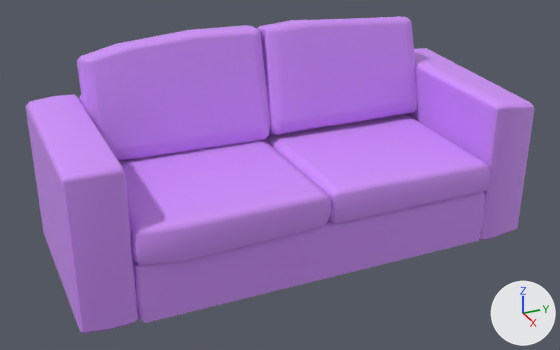
The FBX model Assets/Environment Art/Abby's Apartment/Friday_AbbySofa.fbx, before and after one commit.
Before and after are seen from a 50 mm camera at (1.197, -0.549, 0.731) aimed at (0.022, -0.02, 0.143). Every picture has the same lights, and +X, +Y and +Z are marked at lower right. Where no turn or scale is listed for an object, it has been applied to the vertices.

In view in the first picture: 'Cushion', 'Cushion_2', 'Cushion_4', 'Cushion_5', 'Sofa'.
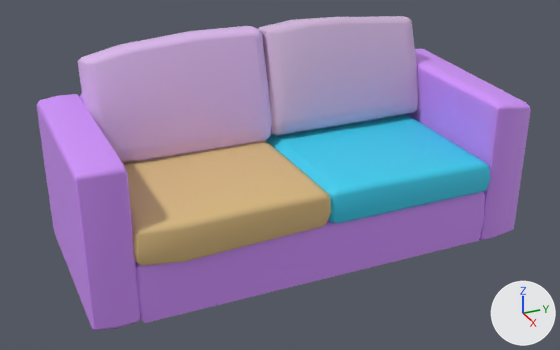
The change in detail:
Material 'lambert3' (mat_lambert3) is new.
Its base color is (0.745, 0.5, 0.895) (purple #e0bcf3).
Material 'lambert6' (mat_lambert6) is new.
Its base color is (0.685, 0.5, 0.765) (purple #d8bce3).
Material 'lambert5' (mat_lambert5) is new.
Its base color is (0.715, 0.5, 0.221) (beige #dcbc81).
Material 'lambert4' (mat_lambert4) is new.
Its base color is (0.0392, 0.63, 0.873) (cyan #38d0f0).
me_mesh_004 is used by ob_cushion_5; location (-0.109, 0.127, 0.28).
me_mesh_004 had 106 vertices, 104 faces and spanned x -0.055..0.055, y -0.13..0.208, z -0.105..0.107.
me_mesh_004 no longer uses material mat_lambert2 (purple #d293ff).
me_mesh_004 now has 128 vertices, 126 faces and spans x -0.053..0.061, y -0.13..0.208, z -0.106..0.108.
me_mesh_004 part 5: 4 vertices moved within x -0.041..0.048, y 0.185..0.194, z -0.096..0.091; 90 vertices removed from x -0.055..0.055, y -0.13..0.208, z -0.105..0.107; 112 vertices added at x -0.053..0.061, y -0.13..0.208, z -0.106..0.108.
me_mesh_004 now uses material mat_lambert6 (purple #d8bce3).
me_mesh_003 is used by ob_cushion_4; location (-0.112, -0.203, 0.28).
me_mesh_003 had 106 vertices, 104 faces and spanned x -0.057..0.054, y -0.131..0.209, z -0.107..0.106.
me_mesh_003 no longer uses material mat_lambert2 (purple #d293ff).
me_mesh_003 now has 128 vertices, 126 faces and spans x -0.049..0.068, y -0.131..0.209, z -0.107..0.106.
me_mesh_003 part 8: 106 vertices removed from x -0.057..0.054, y -0.131..0.209, z -0.107..0.106; 128 vertices added at x -0.049..0.068, y -0.131..0.209, z -0.107..0.106.
me_mesh_003 now uses material mat_lambert3 (purple #e0bcf3).
me_mesh_001 is used by ob_cushion; location (0.022, -0.203, 0.142).
me_mesh_001 had 84 vertices, 82 faces and spanned x -0.172..0.177, y -0.13..0.204, z -0.035..0.04.
me_mesh_001 now has 172 vertices, 170 faces and spans x -0.172..0.177, y -0.13..0.204, z -0.034..0.044.
me_mesh_001 part 3: 24 vertices moved from x -0.15..0.174, y -0.054..0.204, z -0.034..0.04 to x -0.15..0.174, y -0.054..0.204, z -0.032..0.042; 88 vertices added at x -0.1..0.099, y -0.13..0.204, z -0.033..0.044.
me_mesh_001 part 4: 60 faces spanning x -0.172..0.177, y -0.13..0.204, z -0.034..0.042 switch from mat_lambert2 (purple #d293ff) to mat_lambert5 (beige #dcbc81).
me_mesh_002 is used by ob_cushion_2; location (0.026, 0.127, 0.142).
me_mesh_002 had 84 vertices, 82 faces and spanned x -0.162..0.165, y -0.129..0.205, z -0.031..0.038.
me_mesh_002 now has 172 vertices, 170 faces and spans x -0.162..0.165, y -0.129..0.205, z -0.031..0.043.
me_mesh_002 part 1: 2 vertices moved from x 0.148..0.156, y 0.03, z 0.028..0.033 to x 0.148..0.156, y 0.03, z 0.028..0.034; 88 vertices added at x -0.092..0.092, y -0.129..0.205, z -0.031..0.043.
me_mesh_002 part 2: 60 faces spanning x -0.162..0.165, y -0.129..0.205, z -0.031..0.038 switch from mat_lambert2 (purple #d293ff) to mat_lambert4 (cyan #38d0f0).
me_mesh has 184 vertices, 175 faces and spans x -0.183..0.183, y -0.423..0.423, z -0.147..0.147.
me_mesh is used by ob_sofa; location (-0.004, -0.002, 0.14).
me_mesh part 6: the loose piece of 40 vertices spanning x -0.179..0.182, y -0.423..-0.33, z -0.138..0.143 is scaled about its middle by (1, 0.835, 1), then moved by (0.0, 0.011, 0.0).
me_mesh part 7: the loose piece of 60 vertices spanning x -0.183..0.183, y 0.328..0.423, z -0.141..0.147 is scaled about its middle by (1, 0.884, 1), then moved by (0.0, -0.004, 0.0).

What differs and where, as boxes [x1, y1, x2, y2] in the pictures (560 x 350 px; the box of a moved part takes in the faces that stretch with it):
'Sofa', reshaped: before [25, 48, 535, 334]; after [36, 49, 531, 331]
'Cushion_4', reshaped: before [77, 25, 270, 160]; after [77, 26, 272, 162]
'Cushion', reshaped: before [118, 140, 331, 266]; after [122, 141, 331, 266]
'Cushion_5', reshaped: before [257, 17, 417, 135]; after [258, 16, 418, 136]
'Cushion_2', reshaped: before [265, 114, 491, 224]; after [266, 114, 491, 224]
part 1 of me_mesh_002, built on: before [305, 114, 488, 189]; after [266, 114, 488, 221]
part 2 of me_mesh_002, recoloured (purple to cyan): [329, 161, 491, 224] in both
part 3 of me_mesh_001, built on: before [118, 140, 331, 262]; after [122, 141, 331, 262]
part 4 of me_mesh_001, recoloured: [133, 224, 184, 266] in both
part 6 of me_mesh, moved or reshaped: before [25, 94, 138, 334]; after [36, 94, 140, 331]
part 7 of me_mesh, moved or reshaped: before [407, 48, 535, 241]; after [407, 49, 531, 240]
